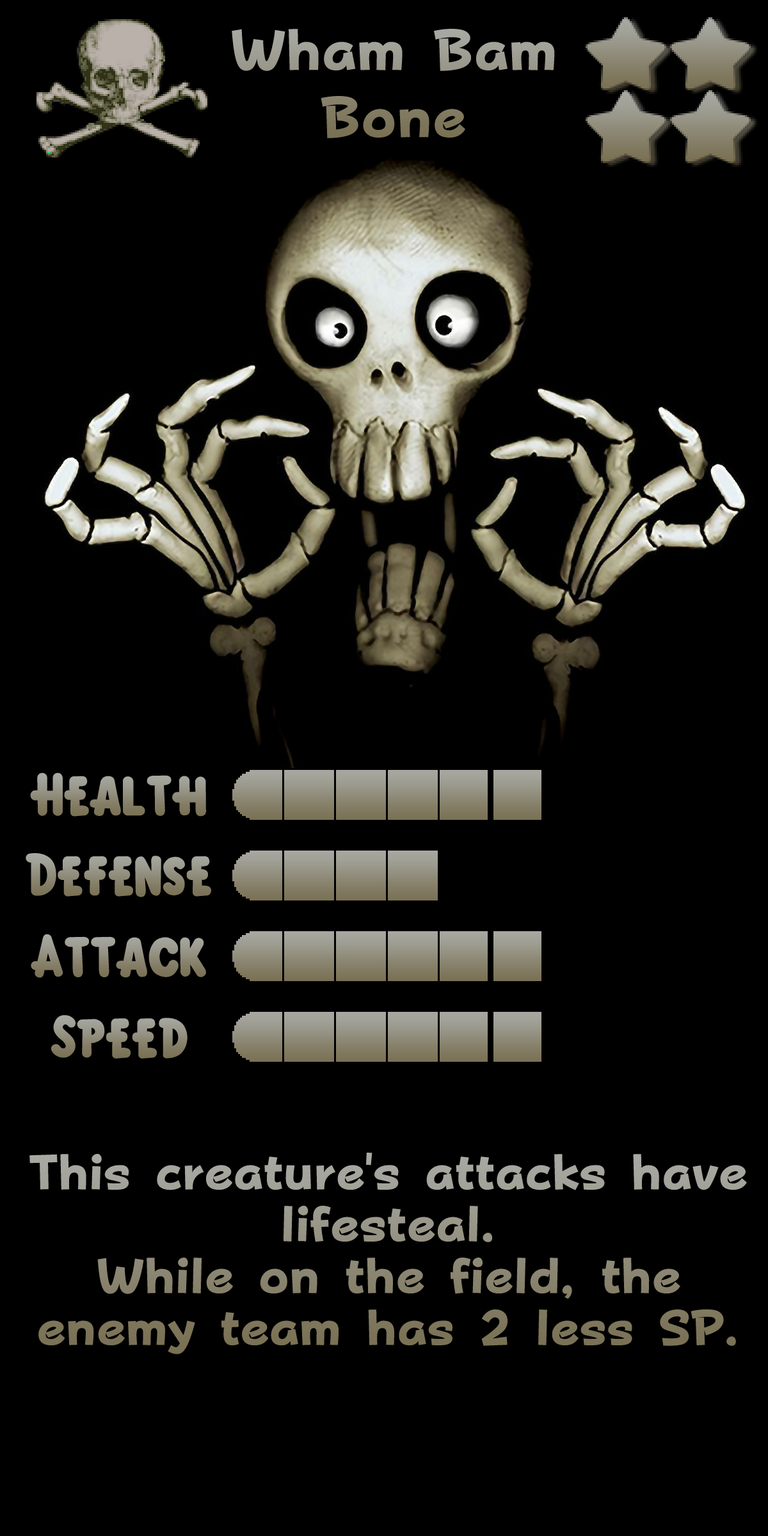
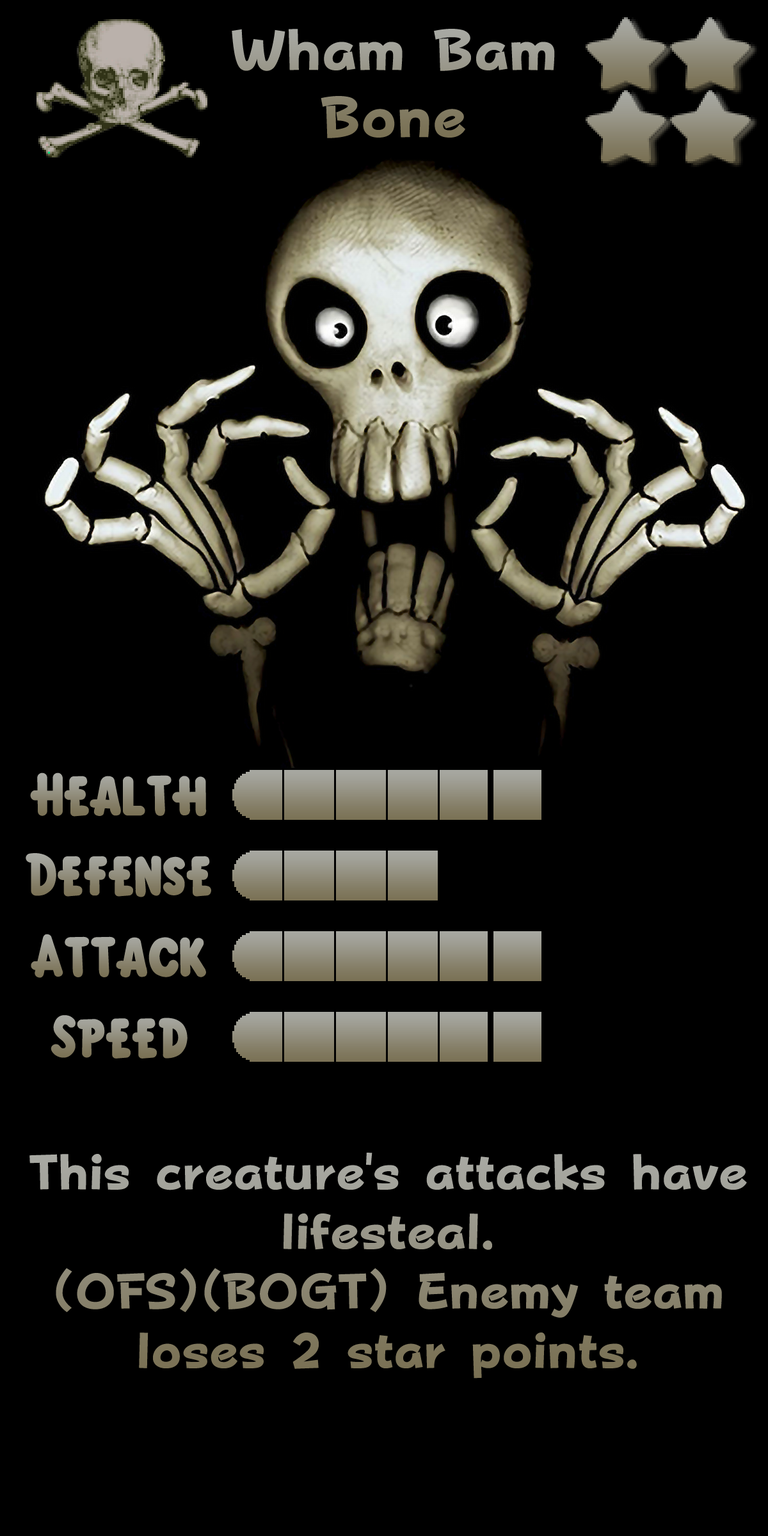
Layers edited between the first and the second 768×1536 image:
painted on "Ability" over [left=29, top=1155, right=746, bottom=1379]
